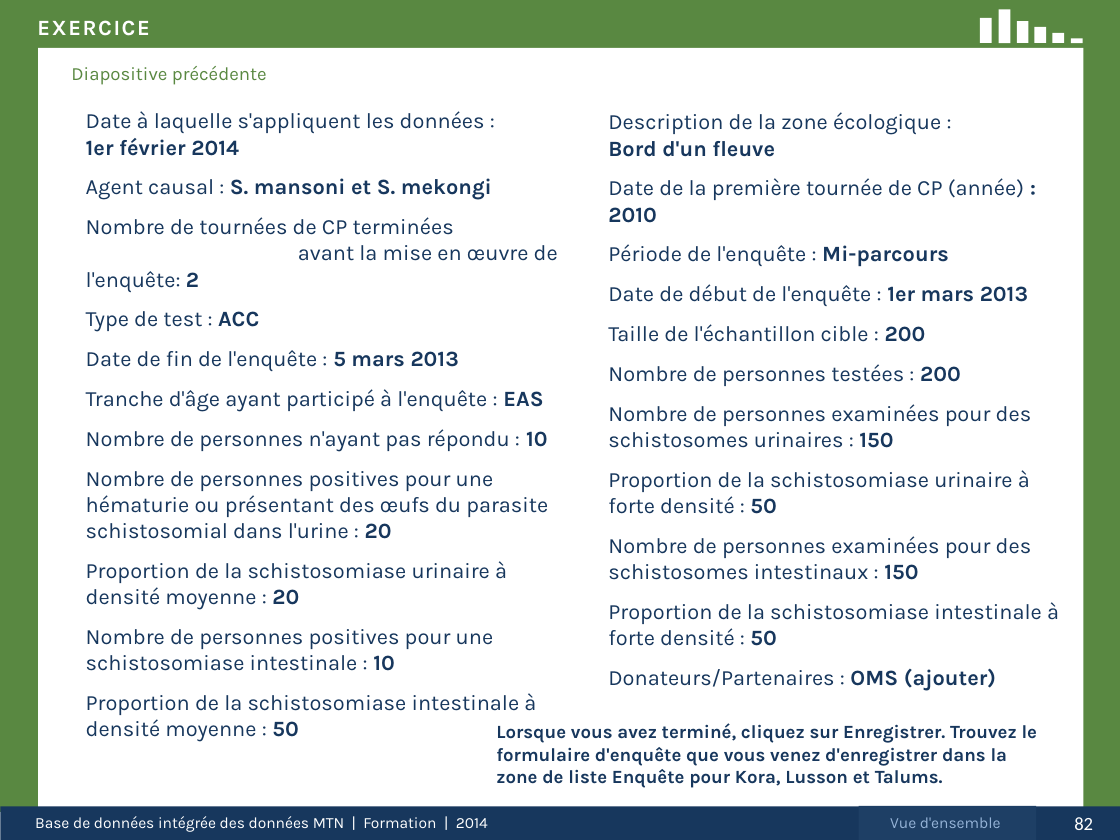
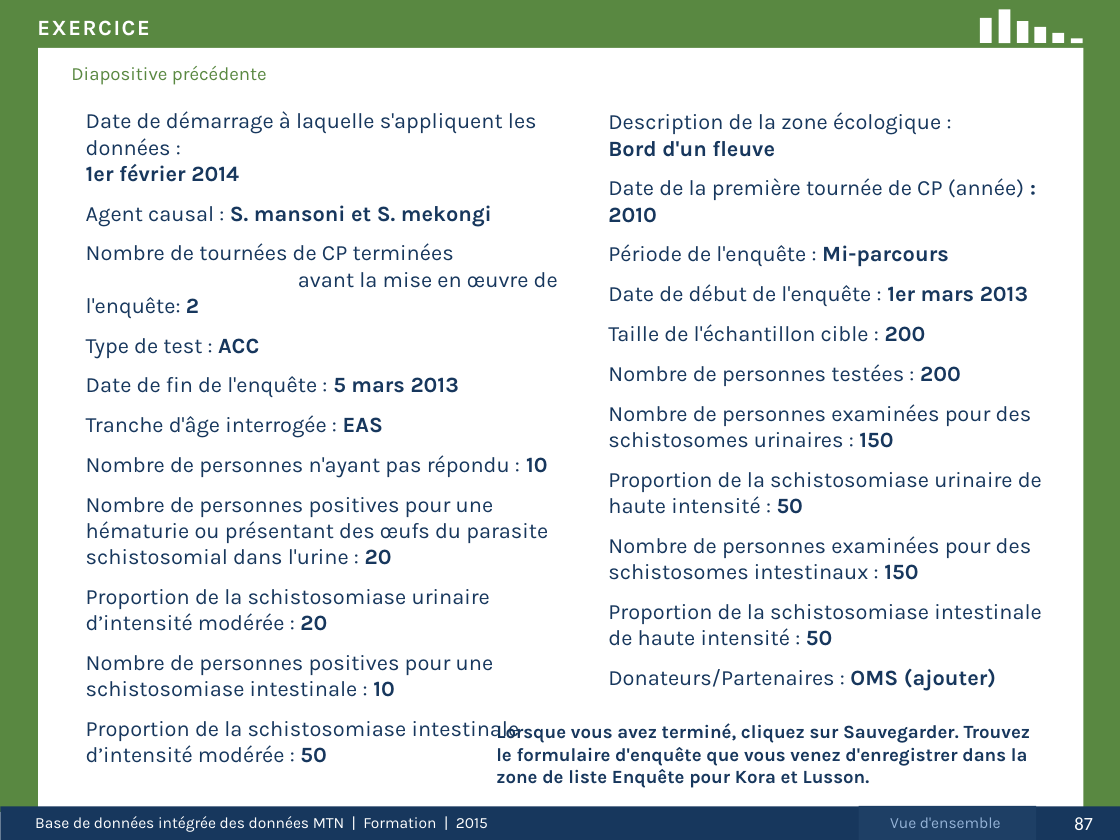
Before and after one commit to ericjohnolson/NadaNtd, a slide deck: slide 87 of Nada.UI/View/Help/TrainingPPT_080814_French.pptx (slide 82 before the commit). Drawn at 1120x840 pixels with LibreOffice and Linux fonts; fonts in the diff are those of the drawing. Boxes give left, top, right and bottom in pixels: in the first picture for what was removed or moved away, otherwise in the second. Text is boxed around its words. In the diff, an @@ line names an element or a change of style, - is before the commit and + after.

```diff
--- a/Nada.UI/View/Help/TrainingPPT_080814_French.pptx
+++ b/Nada.UI/View/Help/TrainingPPT_080814_French.pptx
@@ text at (x1=86, y1=111, x2=537, y2=182): text changed @@
-  Date à laquelle s'appliquent les données :
-  1er février 2014
+  Date de démarrage à laquelle s'appliquent les données :
+  1er février 2014
@@ text at (x1=86, y1=415, x2=383, y2=438): text changed @@
-  Tranche d'âge ayant participé à l'enquête : EAS
+  Tranche d'âge interrogée : EAS
@@ text at (x1=608, y1=472, x2=1042, y2=514): text changed @@
-  Proportion de la schistosomiase urinaire à forte densité : 50
+  Proportion de la schistosomiase urinaire de haute intensité : 50
@@ text at (x1=86, y1=589, x2=490, y2=631): text changed @@
-  Proportion de la schistosomiase urinaire à densité moyenne : 20
+  Proportion de la schistosomiase urinaire d’intensité modérée : 20
@@ text at (x1=608, y1=604, x2=1042, y2=646): text changed @@
-  Proportion de la schistosomiase intestinale à forte densité : 50
+  Proportion de la schistosomiase intestinale de haute intensité : 50
@@ text at (x1=86, y1=721, x2=520, y2=763): text changed @@
-  Proportion de la schistosomiase intestinale à densité moyenne : 50
+  Proportion de la schistosomiase intestinale d’intensité modérée : 50
@@ text at (x1=496, y1=721, x2=1031, y2=788): text changed @@
-  Lorsque vous avez terminé, cliquez sur Enregistrer. Trouvez le formulaire d'enquête que vous venez d'enregistrer dans la zone de liste Enquête pour Kora, Lusson et Talums.
+  Lorsque vous avez terminé, cliquez sur Sauvegarder. Trouvez le formulaire d'enquête que vous venez d'enregistrer dans la zone de liste Enquête pour Kora et Lusson.
@@ text at (x1=35, y1=816, x2=488, y2=832): text changed @@
-Base de données intégrée des données MTN | Formation | 2014
+Base de données intégrée des données MTN | Formation | 2015
@@ page number at (x1=1074, y1=817, x2=1093, y2=830): text changed @@
-82
+87
```
Also in this commit, not shown: 116 other slides changed, 20 slides added, 3 slides removed, 1 other file.
